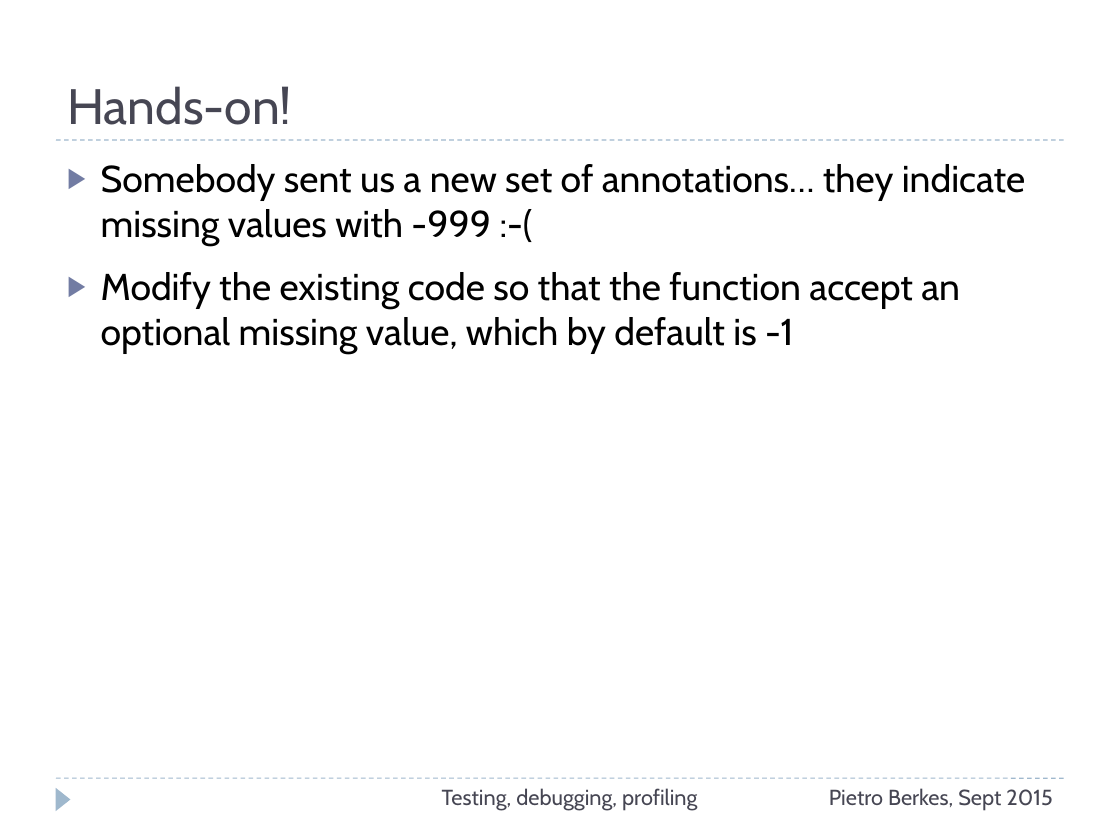
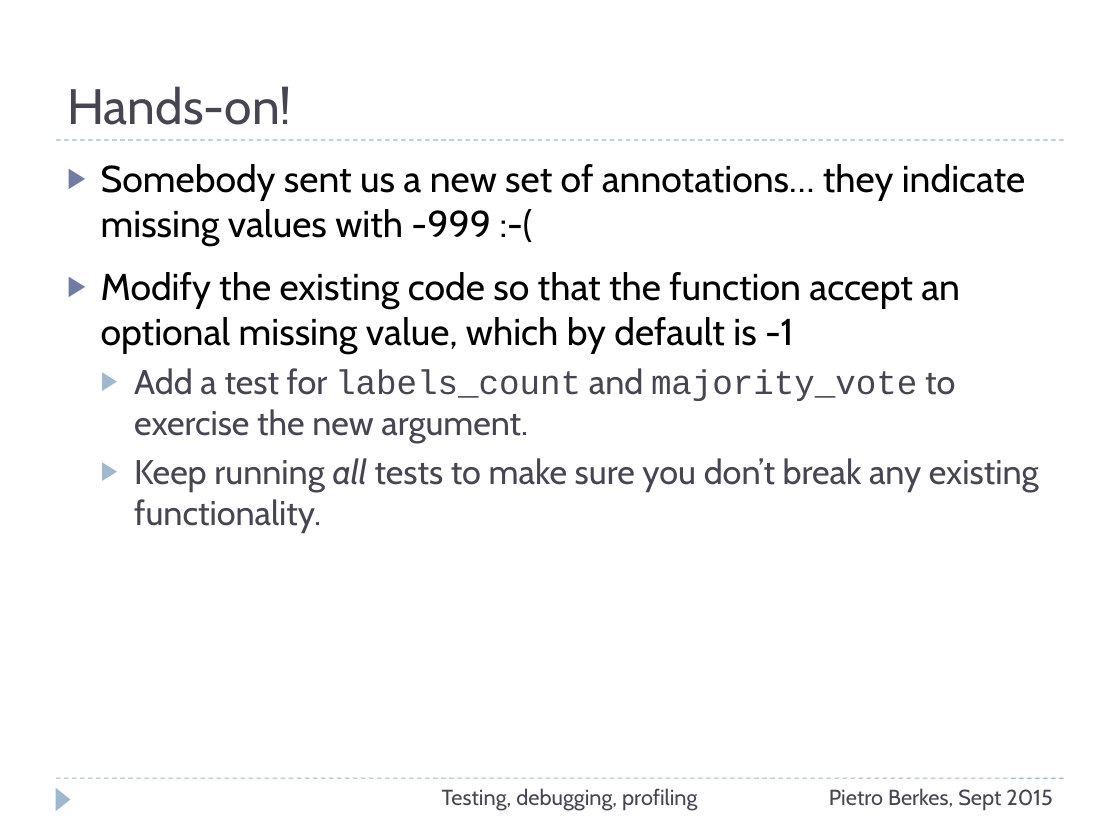
Before and after one commit to ASPP/testing_debugging_profiling, a slide deck: slide 34 of testing-debugging-profiling.pptx (slide 32 before the commit). Drawn at 1120x840 pixels with LibreOffice and Linux fonts; fonts in the diff are those of the drawing. Boxes give left, top, right and bottom in pixels: in the first picture for what was removed or moved away, otherwise in the second. Text is boxed around its words. In the diff, an @@ line names an element or a change of style, - is before the commit and + after.

```diff
--- a/testing-debugging-profiling.pptx
+++ b/testing-debugging-profiling.pptx
@@ text at (x1=134, y1=368, x2=1039, y2=534): paragraphs added @@
+  ▶ Add a test for labels_count and majority_vote to exercise the new argument.
+  ▶ Keep running all tests to make sure you don’t break any existing functionality.
```
Also in this commit, not shown: 15 other slides changed, 1 slide added, 2 slides removed, 2 other files.
